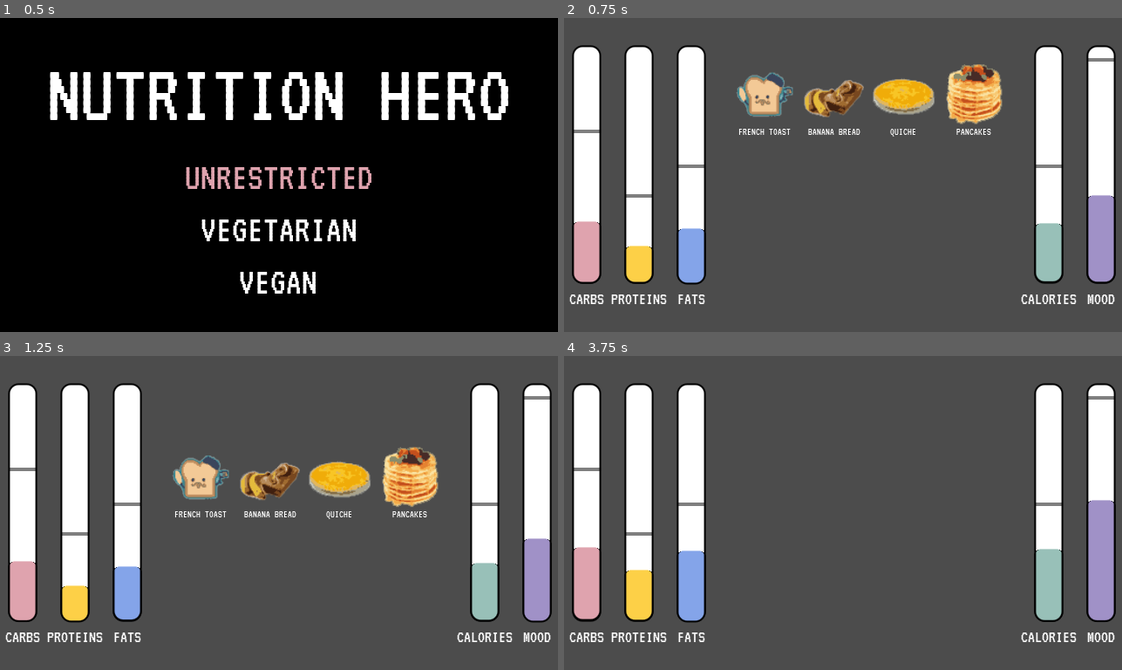
Above: before the commit, frames 1-4 (two rows, left to right).
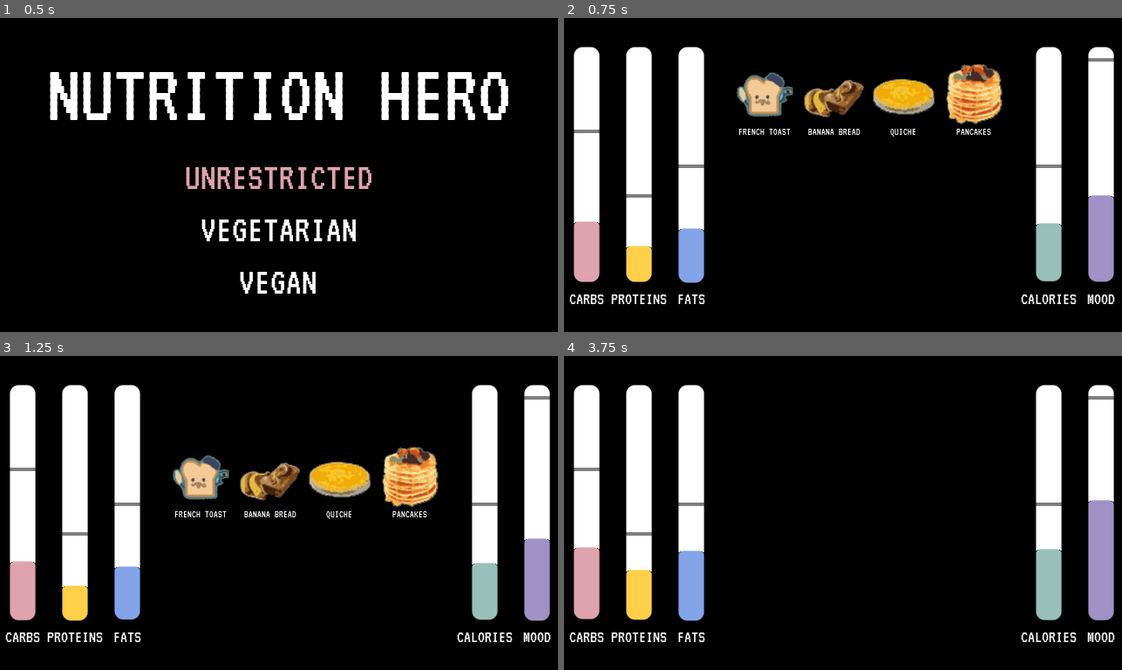
Above: after the commit, the same moments.

Repository: knightsean00/hippo
Game: Godot game, scene res://Scene/Game.tscn
Same seed, same stepped clock (60 frames per second), same inputs: the game is played once before the commit and once after it.
Inputs (mouse positions are in pixels of both pictures, inside the frame that each line leads up to):
- Up to frame 1 (0.5 s): no input
- Up to frame 2 (0.75 s): tap Enter at 0.5 s; move the mouse to (965, 159) at 0.52 s; click (965, 159) at 0.67 s
- Up to frame 3 (1.25 s): no input
- Up to frame 4 (3.75 s): move the mouse to (764, 478) at 1.27 s; click (764, 478) at 1.42 s; move the mouse to (898, 443) at 2.02 s; click (898, 443) at 2.17 s; move the mouse to (815, 575) at 2.77 s; click (815, 575) at 2.92 s; move the mouse to (1010, 560) at 3.52 s; click (1010, 560) at 3.67 s

Frame 1 is identical in both runs. In frame 2, 76% of the frame differs, in the area x 0-100%, y 0-100%; in frame 3, 76%; in frame 4, 81%.

Commit message:
Add sounds and fix root organization

Diff:
--- a/src/Scene/Level.gd
+++ b/src/Scene/Level.gd
@@ -79,6 +79,8 @@
 func _ready():
 	print('bad', global.forbiddenFoods)
 	Input.set_mouse_mode(Input.MOUSE_MODE_VISIBLE)
+	$ColorRect.set_size(OS.get_window_size())
+
 	var file = File.new()
 	file.open(food_items, file.READ)
 	var text = file.get_as_text()
@@ -104,7 +106,7 @@
 	for bar in bar_info:
 		bars[bar["label"]].init(bar["label"], bar["init_val"], bar["ideal_val"], bar["max_val"], bar["rate"], bar["color"])
 		bars[bar["label"]].set_position(bar["position"])
-		get_parent().call_deferred("add_child", bars[bar["label"]])
+		self.call_deferred("add_child", bars[bar["label"]])
 
 
 	var sequence = generator.choose_objects(food_types)
@@ -118,7 +120,7 @@
 		var testRow = load("res://Scene/FoodRow.tscn").instance()
 		var startY = 0 - height * i
 		testRow.init(food_dicts, startY)
-		get_parent().call_deferred("add_child", testRow)
+		self.call_deferred("add_child", testRow)
 		testRow.connect('ROW_CLICKED', self, "row_selected")
 
 func row_selected(food_name):
--- a/src/Scene/Level.tscn
+++ b/src/Scene/Level.tscn
@@ -1,12 +1,16 @@
-[gd_scene load_steps=2 format=2]
+[gd_scene load_steps=3 format=2]
 
 [ext_resource path="res://Scene/Level.gd" type="Script" id=1]
+[ext_resource path="res://Sounds/gameplay.wav" type="AudioStream" id=2]
 
 [node name="Level" type="Node2D"]
 script = ExtResource( 1 )
 
+[node name="AudioStreamPlayer" type="AudioStreamPlayer" parent="."]
+stream = ExtResource( 2 )
+volume_db = -10.0
+autoplay = true
+
 [node name="ColorRect" type="ColorRect" parent="."]
 visible = false
-margin_right = 319.0
-margin_bottom = 179.0
 color = Color( 0, 0, 0, 1 )
--- a/src/Scene/Lose.tscn
+++ b/src/Scene/Lose.tscn
@@ -15,6 +15,7 @@
 script = ExtResource( 2 )
 
 [node name="ColorRect" type="ColorRect" parent="."]
+visible = false
 margin_right = 320.0
 margin_bottom = 180.0
 color = Color( 0, 0, 0, 1 )
--- a/src/Scene/MainMenu.gd
+++ b/src/Scene/MainMenu.gd
@@ -21,8 +21,8 @@
 #		print(node.get_position())
 #		print(node.get_size())
 
-#func _input_event(_viewport, event, _shape_idx):
-#	print(_shape_idx)
+func _input_event(_viewport, event, _shape_idx):
+	print(_shape_idx)
 
 func _input(event):
 	if event is InputEventKey && event.pressed && (down.has(event.scancode) || up.has(event.scancode)):
@@ -39,7 +39,7 @@
 			node.add_color_override("font_color", Color("#FFFFFF"))
 		options[cur_select].add_color_override("font_color", Color("#E0A4AF"))
 
-	if event is InputEventKey && event.pressed && (event.scancode == 16777221 || event.scancode == 16777222):
+	if event is InputEventKey && event.pressed && [16777221, 16777222, 32].has(event.scancode):
 		if cur_select == 0:
 			regular()
 		elif cur_select == 1:
@@ -49,8 +49,9 @@
 
 
 func regular():
-	self.hide()
-	get_tree().change_scene("res://Scene/Level.tscn")
+	var parent = get_parent()
+	parent.remove_child(self)
+	parent.add_child(game)
 
 func vegan():
 	global.forbiddenFoods = ['Cheeseburger',
@@ -120,10 +121,9 @@
 			 'Ham Sandwich',
 			 'Poke Bowl',
 			 'Quesadilla']
-#	game.init(badFoods)
-	self.hide()
-	get_tree().change_scene("res://Scene/Level.tscn")
-#	game.init(badFoods)
+	var parent = get_parent()
+	parent.remove_child(self)
+	parent.add_child(game)
 
 
 func vegetarian():
@@ -157,6 +157,6 @@
 		 'Sloppy Joe Sandwich',
 		 'Ham Sandwich',
 		 'Poke Bowl']
-
-	self.hide()
-	get_tree().change_scene("res://Scene/Level.tscn")
+	var parent = get_parent()
+	parent.remove_child(self)
+	parent.add_child(game)
--- a/src/Scene/MainMenu.tscn
+++ b/src/Scene/MainMenu.tscn
@@ -1,7 +1,8 @@
-[gd_scene load_steps=8 format=2]
+[gd_scene load_steps=9 format=2]
 
 [ext_resource path="res://Scene/MainMenu.gd" type="Script" id=1]
 [ext_resource path="res://Fonts/VT323-Regular.ttf" type="DynamicFontData" id=2]
+[ext_resource path="res://Sounds/title-theme.wav" type="AudioStream" id=3]
 
 [sub_resource type="DynamicFont" id=1]
 size = 22
@@ -46,9 +47,15 @@
 text = "Hard Level"
 
 [node name="ColorRect" type="ColorRect" parent="."]
+visible = false
 margin_right = 320.0
 margin_bottom = 180.0
 color = Color( 0, 0, 0, 1 )
+
+[node name="AudioStreamPlayer" type="AudioStreamPlayer" parent="."]
+stream = ExtResource( 3 )
+volume_db = -15.0
+autoplay = true
 
 [node name="Unrestricted" type="Label" parent="."]
 margin_top = 80.0
--- a/src/Scene/ParentBar.gd
+++ b/src/Scene/ParentBar.gd
@@ -37,8 +37,8 @@
 	if too_high && self.label == "mood":
 		return
 
-	var level = get_tree().get_root().get_node("Level")
-	get_tree().get_root().remove_child(level)
+	var root = get_tree().get_root()
+	root.remove_child(root.get_node("Level"))
 
 	var lose_screen = load("res://Scene/Lose.tscn").instance()
 	if too_high && self.label != "mood":
@@ -47,4 +47,4 @@
 		lose_screen.init("Your consumption of " + self.label.to_upper() + " was too low...")
 	elif !too_high && self.label == "mood":
 		lose_screen.init("Your " + self.label.to_upper() + " was too low...")
-	get_tree().get_root().add_child(lose_screen)
+	root.add_child(lose_screen)
--- a/src/project.godot
+++ b/src/project.godot
@@ -48,4 +48,5 @@
 
 [rendering]
 
+environment/default_clear_color=Color( 0, 0, 0, 1 )
 environment/default_environment="res://default_env.tres"
Not shown, added: src/Sounds/gameplay.wav.import
Not shown, added: src/Sounds/title-theme.wav.import
Not shown, added: src/Sounds/gameplay.wav
Not shown, added: src/Sounds/title-theme.wav
